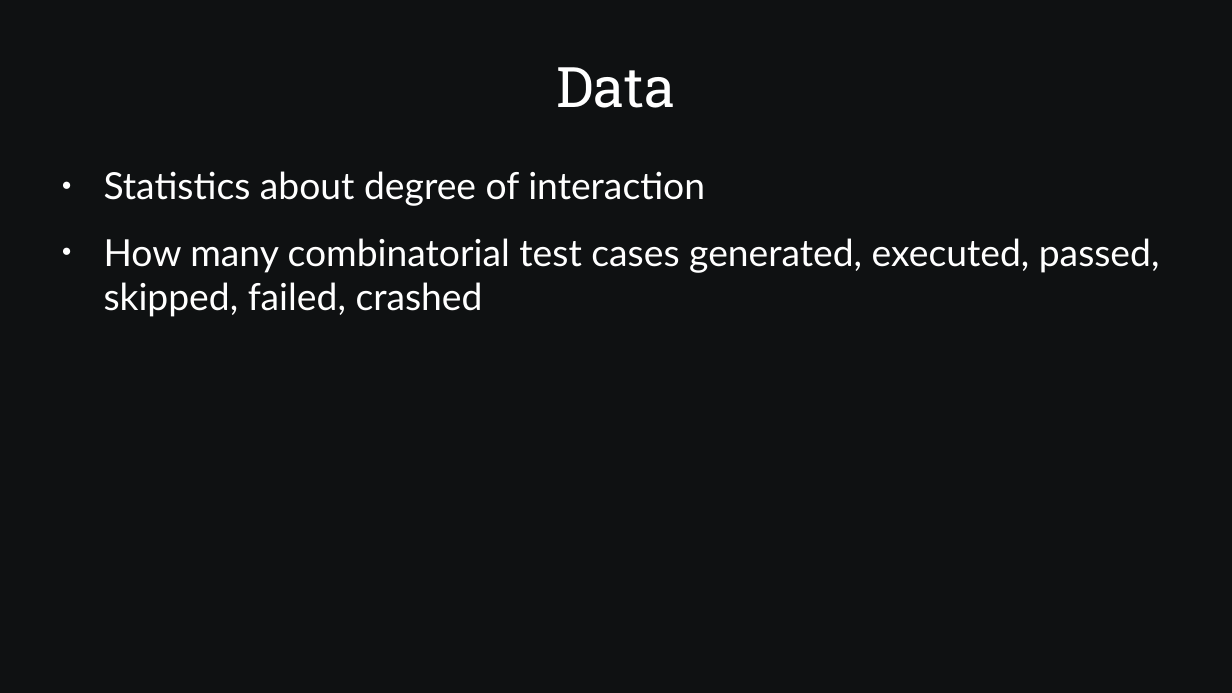
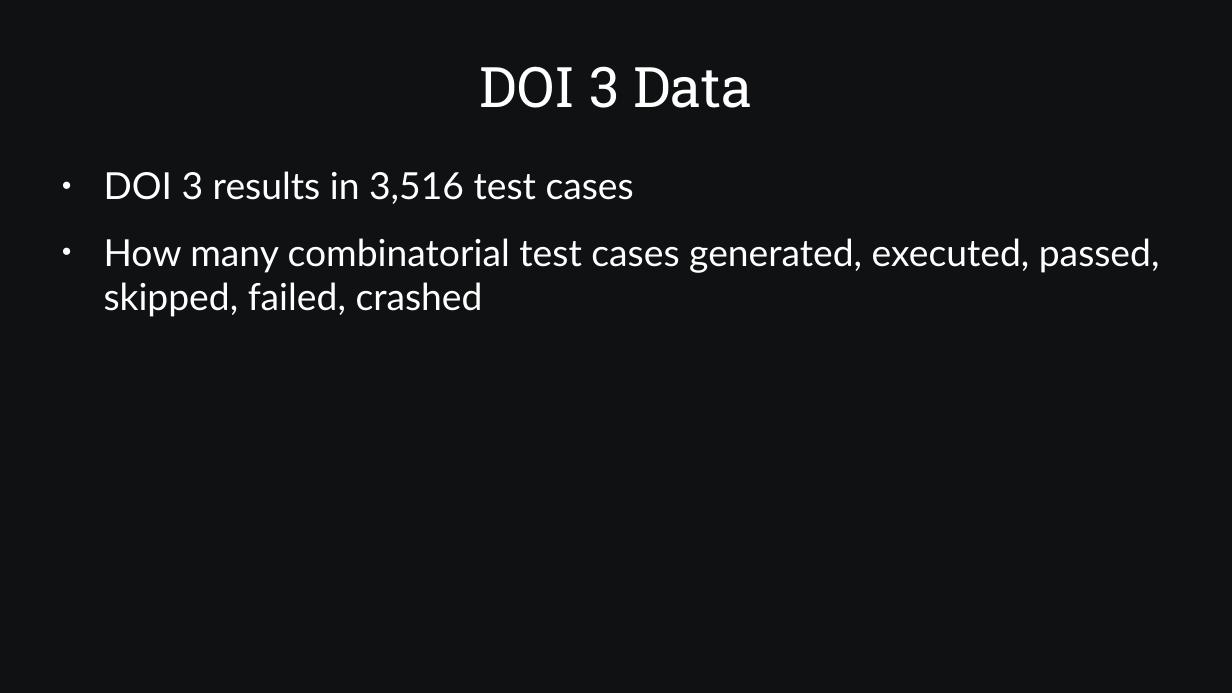
Before and after one commit to SamAllen06/lake_temp_work, a slide deck: slide 7 of documentation/for_collaborators/AnalysisOverview.pptx (slide 5 before the commit). Drawn at 1232x693 pixels with LibreOffice and Linux fonts; fonts in the diff are those of the drawing. Boxes give left, top, right and bottom in pixels: in the first picture for what was removed or moved away, otherwise in the second. Text is boxed around its words. In the diff, an @@ line names an element or a change of style, - is before the commit and + after.

```diff
--- a/documentation/for_collaborators/AnalysisOverview.pptx
+++ b/documentation/for_collaborators/AnalysisOverview.pptx
@@ text at box(479, 66, 752, 108): text changed @@
-Data
+DOI 3 Data
@@ text at box(104, 171, 634, 204): text changed @@
-● Statistics about degree of interaction
+● DOI 3 results in 3,516 test cases
```
Also in this commit, not shown: 7 other slides changed, 7 slides added, 2 slides removed, 1 other file.
